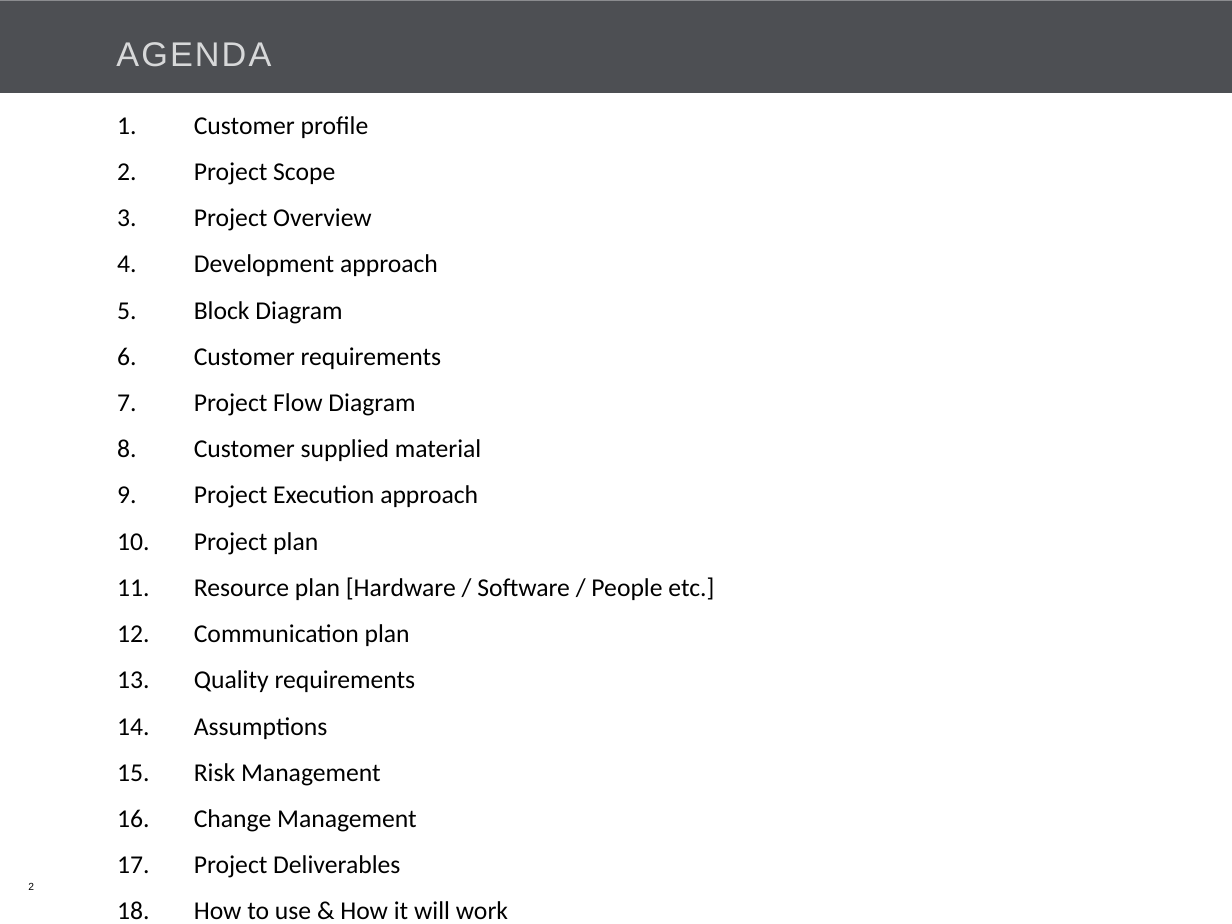
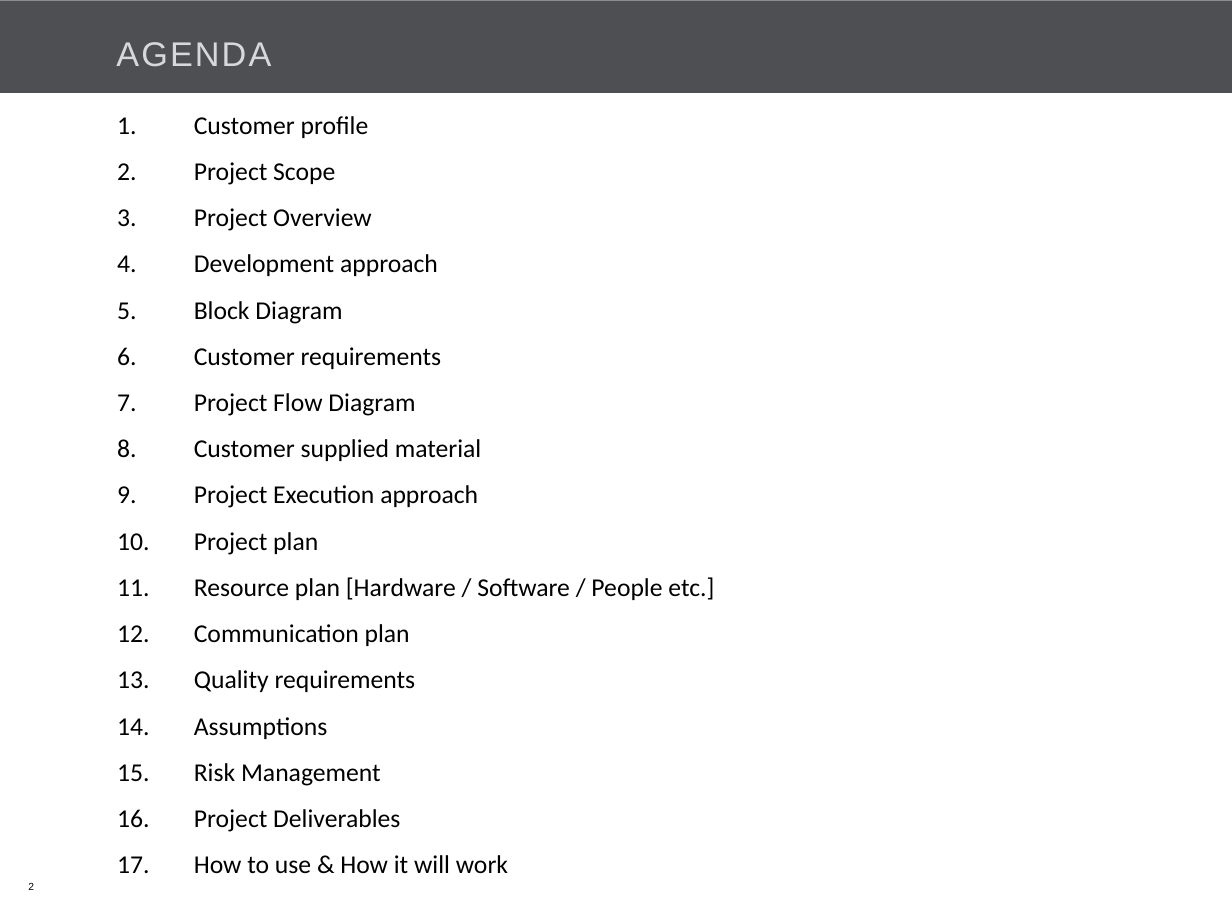
Before and after one commit to Bajarangi/demo, a slide deck: slide 2 of trunk/EasiCab/Documents/EASiCab_POC_kick off.pptx. Drawn at 1232x924 pixels with LibreOffice and Linux fonts; fonts in the diff are those of the drawing; background and template pictures are left out. Boxes give left, top, right and bottom in pixels: in the first picture for what was removed or moved away, otherwise in the second. Text is boxed around its words. In the diff, an @@ line names an element or a change of style, - is before the commit and + after.

```diff
--- a/trunk/EasiCab/Documents/EASiCab_POC_kick off.pptx
+++ b/trunk/EasiCab/Documents/EASiCab_POC_kick off.pptx
@@ text at (194,809,417,832): paragraph removed @@
-16. Change Management
```
Also in this commit, not shown: 7 other slides changed, 2 slides removed.
